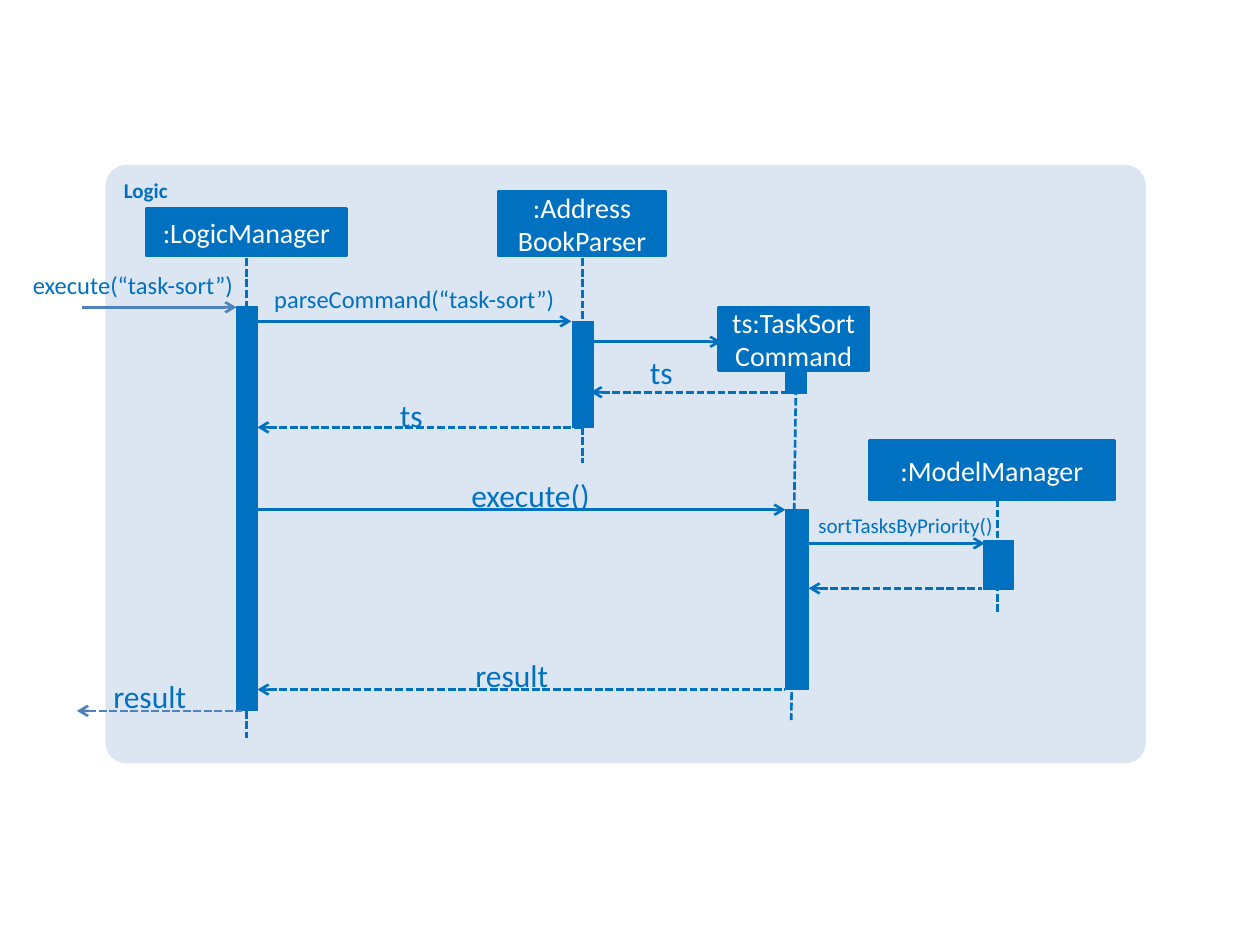
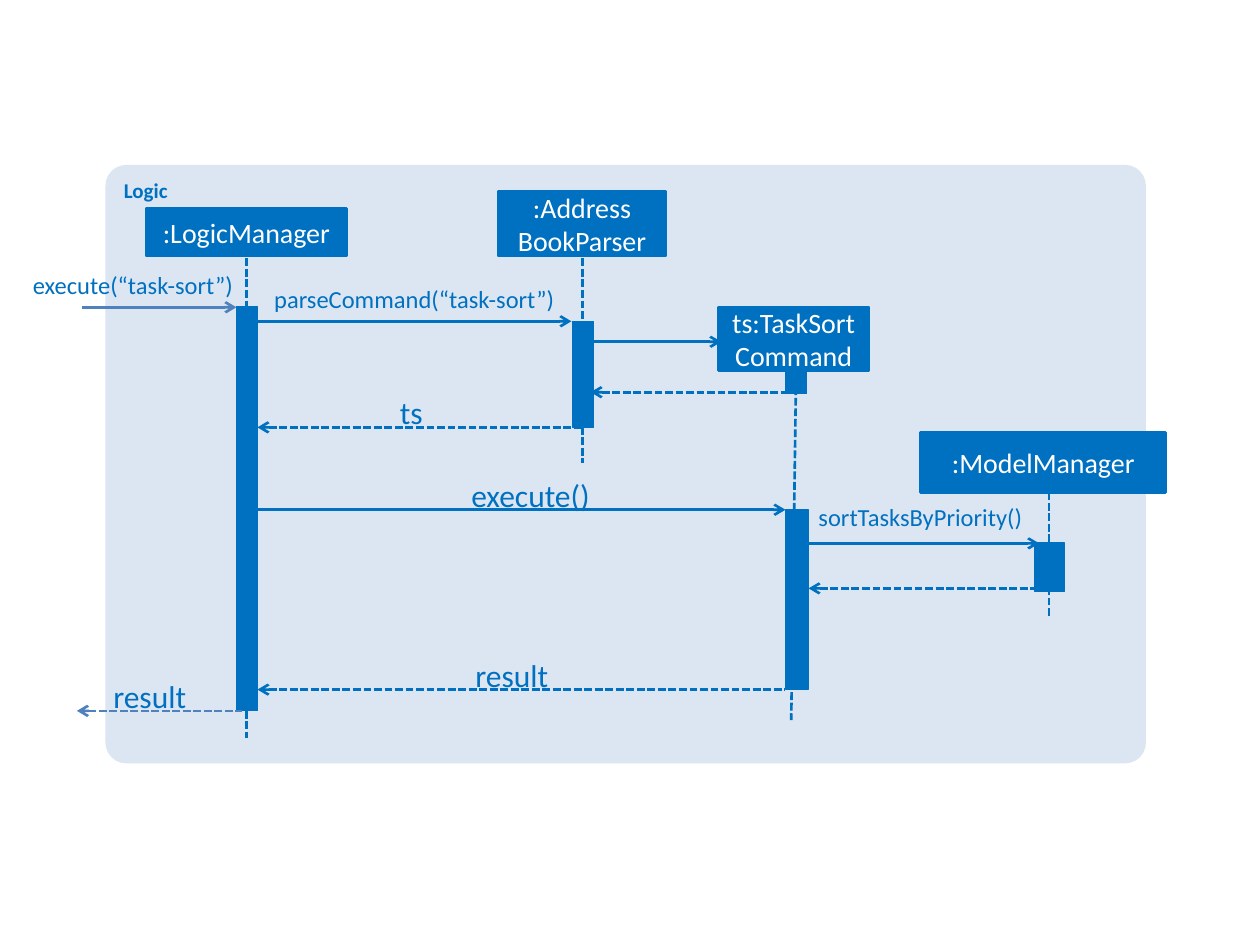
Before and after one commit to x3tsunayh/main, a slide deck: slide 1 of docs/diagrams/TaskSortSequenceDiagram.pptx. Drawn at 1260x945 pixels with LibreOffice and Linux fonts; fonts in the diff are those of the drawing. Boxes give left, top, right and bottom in pixels: in the first picture for what was removed or moved away, otherwise in the second. Text is boxed around its words. In the diff, an @@ line names an element or a change of style, - is before the commit and + after.

```diff
--- a/docs/diagrams/TaskSortSequenceDiagram.pptx
+++ b/docs/diagrams/TaskSortSequenceDiagram.pptx
@@ text removed at box(650, 364, 673, 392) @@
-ts
@@ rectangle ":ModelManager": place and size @@
-rectangle ":ModelManager" at box(869, 441, 1114, 500)
+rectangle ":ModelManager" at box(921, 433, 1166, 493)
@@ text "sortTasksByPriority()": place and size @@
-text "sortTasksByPriority()" at box(818, 518, 992, 539)
+text "sortTasksByPriority()" at box(818, 508, 1022, 530)
@@ text "sortTasksByPriority()" at box(818, 508, 1022, 530): size 12 to 14 pt @@
@@ line moved from (998, 499) - (998, 615) to (1050, 493) - (1050, 616) @@
@@ arrow moved from (809, 543) - (985, 543) to (809, 543) - (1040, 543) @@
@@ rectangle: place and size @@
-rectangle at box(983, 541, 1013, 588)
+rectangle at box(1034, 543, 1065, 591)
@@ arrow moved from (809, 588) - (983, 588) to (809, 588) - (1034, 588) @@
```
Also in this commit, not shown: 15 other files.
